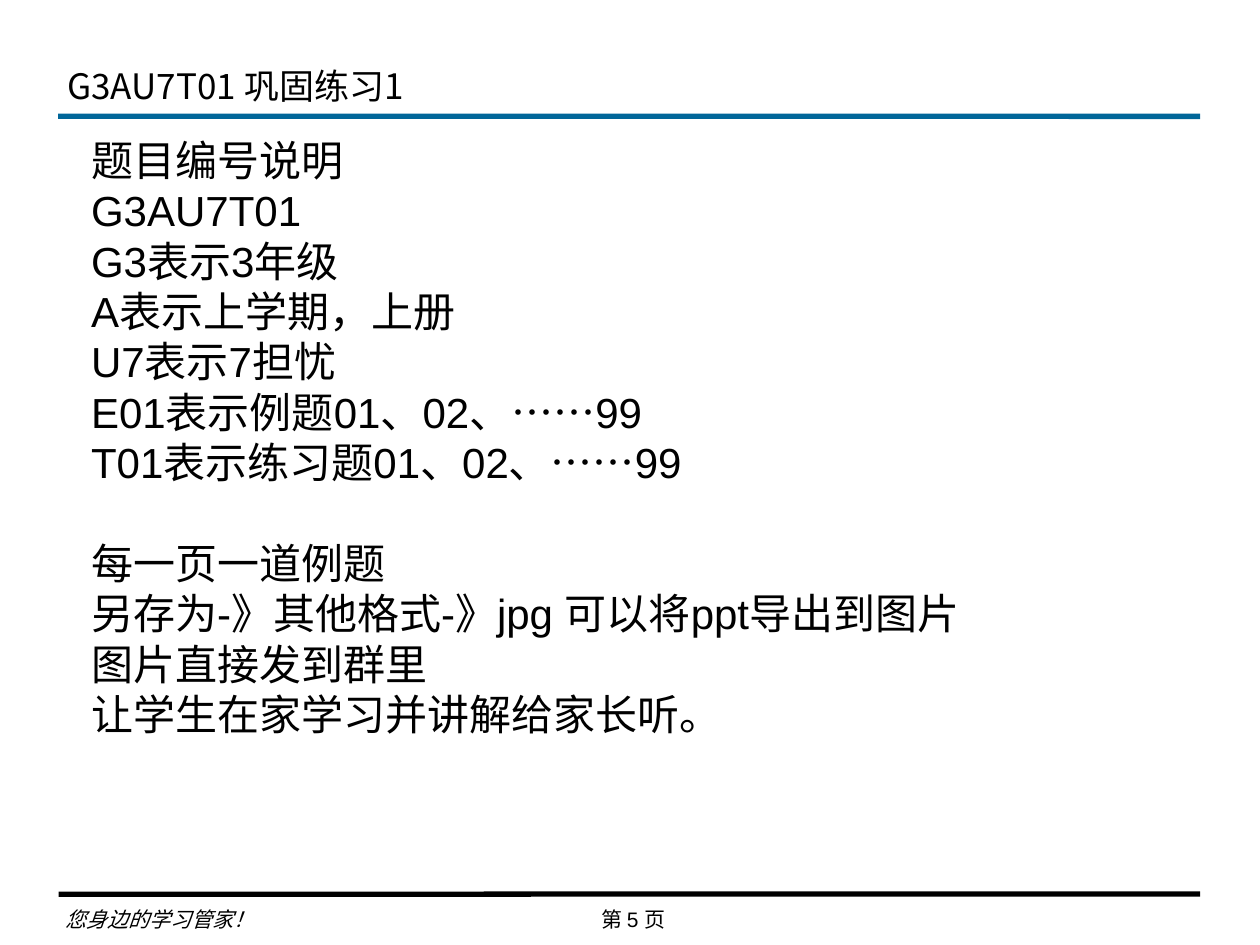
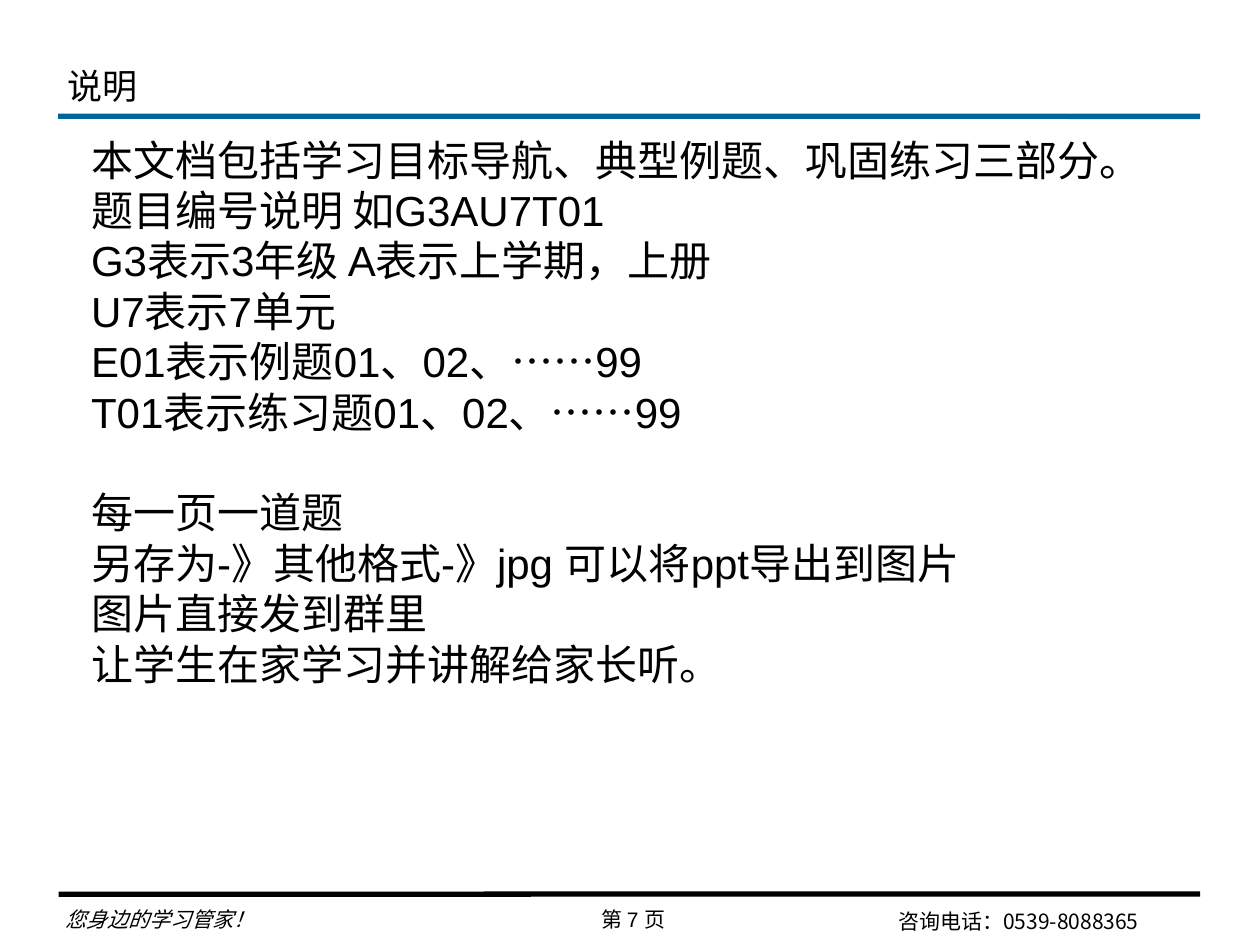
Before and after one commit to lihy68/JuvenHAM, a slide deck: slide 7 of 2017秋季/数学/三年级/3上7单元典型例题讲练.pptx (slide 5 before the commit). Drawn at 1260x945 pixels with LibreOffice and Linux fonts; fonts in the diff are those of the drawing; background and template pictures are left out. Boxes give left, top, right and bottom in pixels: in the first picture for what was removed or moved away, otherwise in the second. Text is boxed around its words. In the diff, an @@ line names an element or a change of style, - is before the commit and + after.

Commit message:
2017.12.07 update

```diff
--- a/2017秋季/数学/三年级/3上7单元典型例题讲练.pptx
+++ b/2017秋季/数学/三年级/3上7单元典型例题讲练.pptx
@@ title at box(67, 69, 137, 102): text changed @@
-G3AU7T01 巩固练习1
+说明
@@ text at box(91, 140, 1141, 331): text changed @@
-题目编号说明
-G3AU7T01
-G3表示3年级
-A表示上学期，上册
-U7表示7担忧
+本文档包括学习目标导航、典型例题、巩固练习三部分。
+题目编号说明 如G3AU7T01
+G3表示3年级 A表示上学期，上册
+U7表示7单元
@@ text at box(91, 492, 343, 532): text changed @@
-每一页一道例题
+每一页一道题
@@ page number at box(601, 909, 665, 929): text changed @@
-第 5 页
+第 7 页
@@ text added at box(898, 911, 1138, 931), 12 pt, text #000000 @@
+咨询电话：0539-8088365
```
Also in this commit, not shown: 4 other slides changed, 2 slides added.
